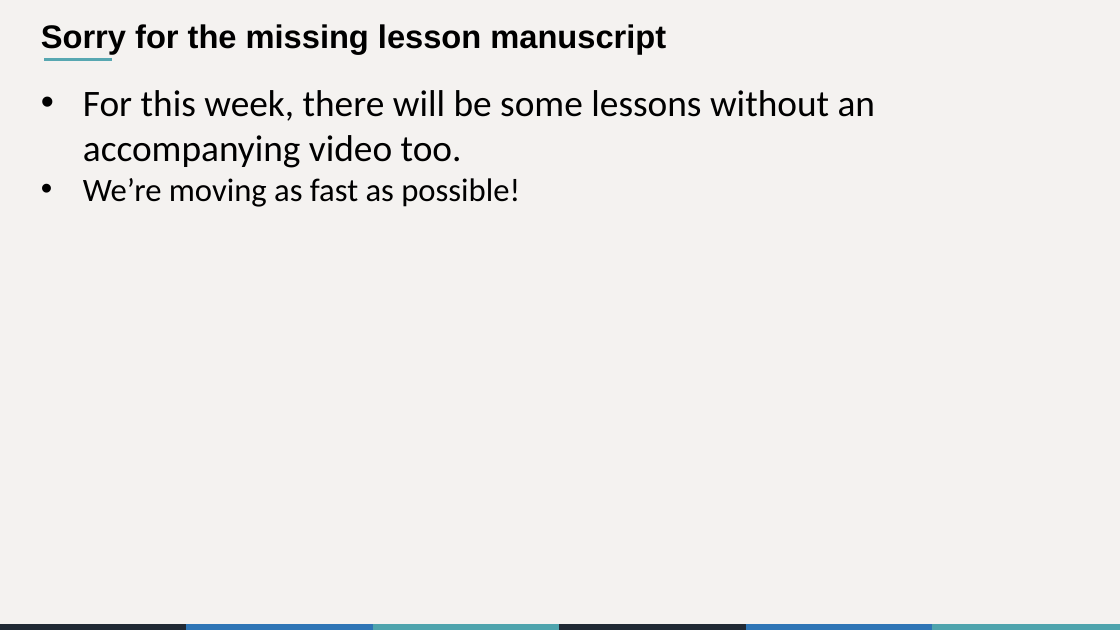
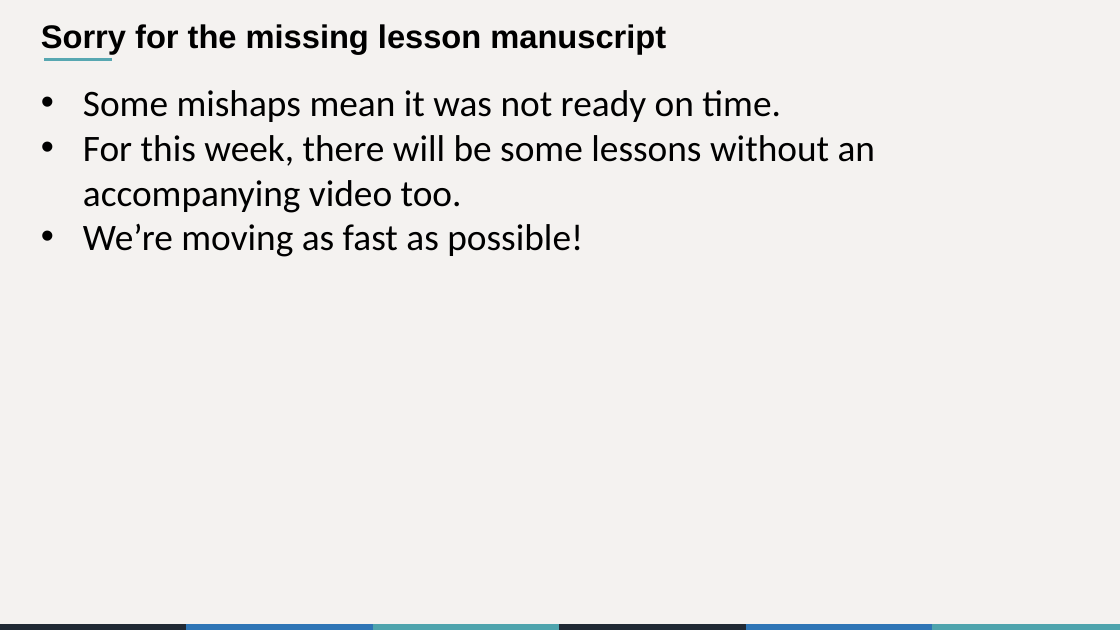
Before and after one commit to the-graph-courses/rbp_cohort_0_materials, a slide deck: slide 4 of week_03/slides/rbp_workshop_03.pptx. Drawn at 1120x630 pixels with LibreOffice and Linux fonts; fonts in the diff are those of the drawing. Boxes give left, top, right and bottom in pixels: in the first picture for what was removed or moved away, otherwise in the second. Text is boxed around its words. In the diff, an @@ line names an element or a change of style, - is before the commit and + after.

```diff
--- a/week_03/slides/rbp_workshop_03.pptx
+++ b/week_03/slides/rbp_workshop_03.pptx
@@ text at (83,90,781,122): paragraph added @@
+• Some mishaps mean it was not ready on time.
@@ text at (83,224,583,257): size 28 to 32 pt in "We’re moving as fast as possible!" @@
```
Also in this commit, not shown: 6 other slides changed, 1 slide added, 7 other files.
